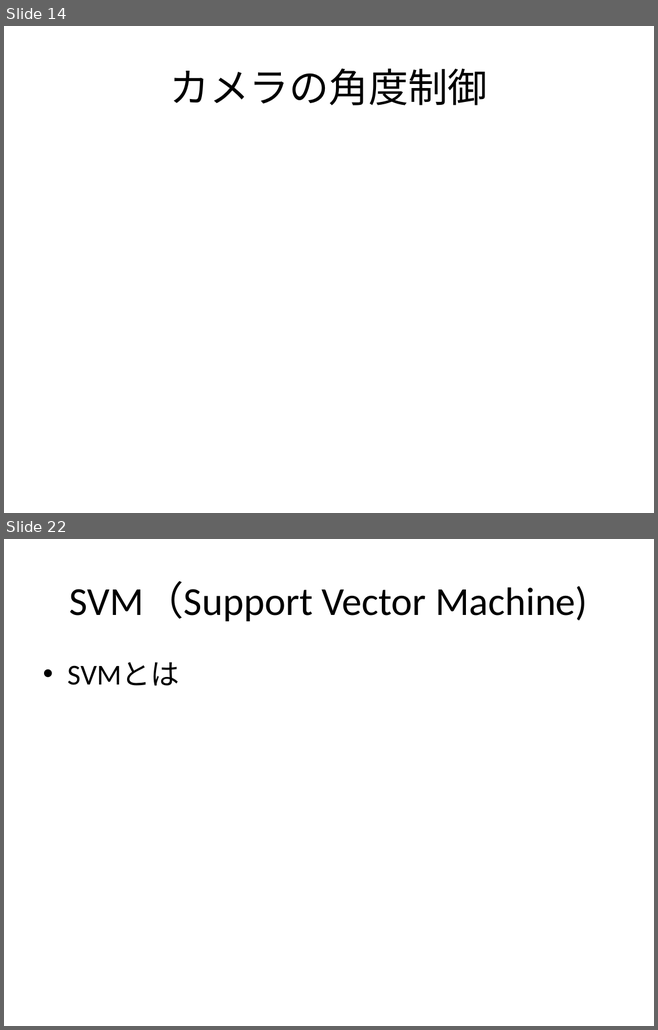
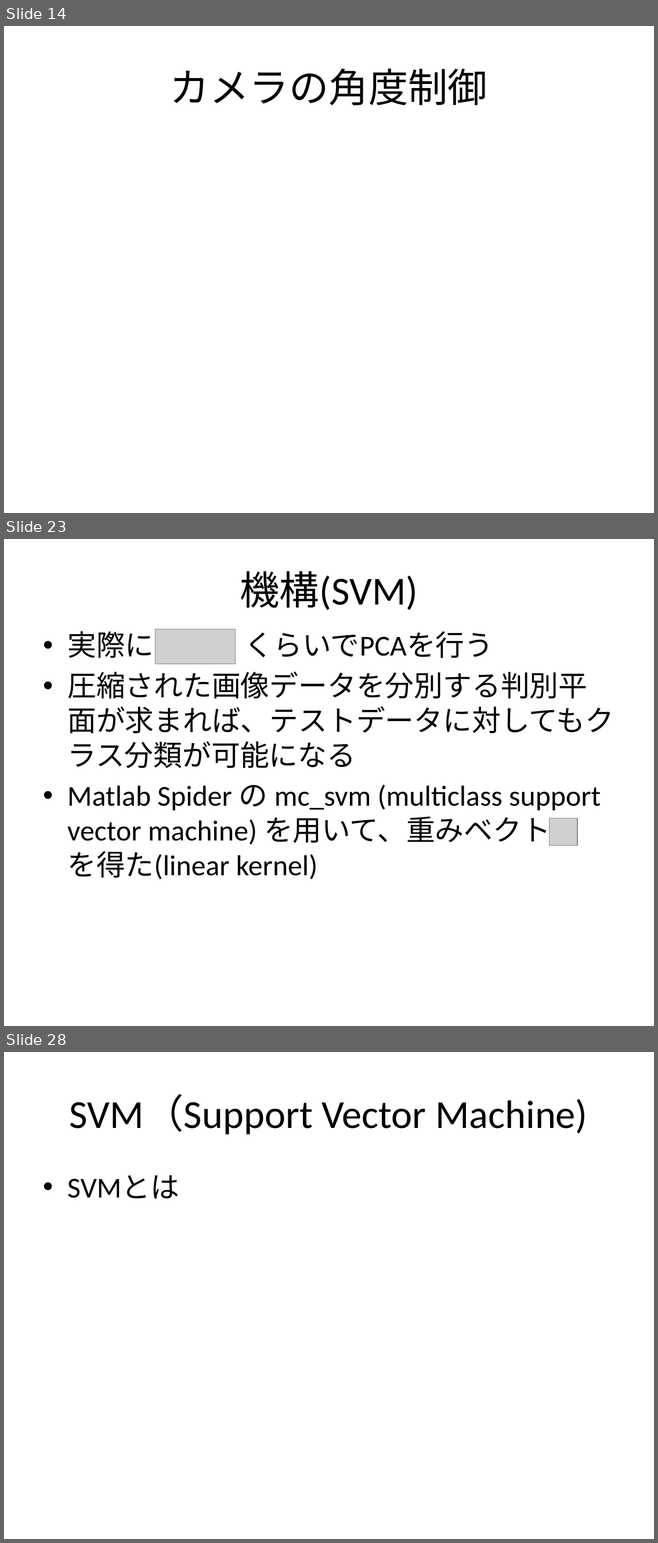
Before and after one commit to Shell-Wataru/AutoRecognition, a slide deck: motor/slideUshimaru.pptx. Shown one above the other, each under a label of ours: slides 14 and 22 before the commit, slides 14, 23 and 28 after it; the slides between them are not shown. The pictures are 658x1030 and 658x1543 pixels, drawn with LibreOffice and Linux fonts; fonts in the diff are those of the drawing; grey boxes stand for pictures. Boxes give left, top, right and bottom in pixels: in the first picture for what was removed or moved away, otherwise in the second. Text is boxed around its words. In the diff, an @@ line names an element or a change of style, - is before the commit and + after.

```diff
--- a/motor/slideUshimaru.pptx
+++ b/motor/slideUshimaru.pptx
@@ slide 23 added at [4, 539, 654, 1026], background #FFFFFF @@
@@ title added at [240, 571, 418, 610], 44 pt, text #000000 @@
+機構(SVM)
@@ text added at [67, 631, 614, 879], 32 pt, text #000000 @@
+• 実際に くらいでPCAを行う
+• 圧縮された画像データを分別する判別平面が求まれば、テストデータに対してもクラス分類が可能になる
+• Matlab Spider の mc_svm (multiclass support vector machine) を用いて、重みベクトル を得た(linear kernel)
@@ picture added at [155, 629, 235, 664] @@
@@ picture added at [549, 819, 578, 846] @@
@@ what was slide 22 is now slide 28 @@
```
Also in this commit, not shown: 5 other slides added.
